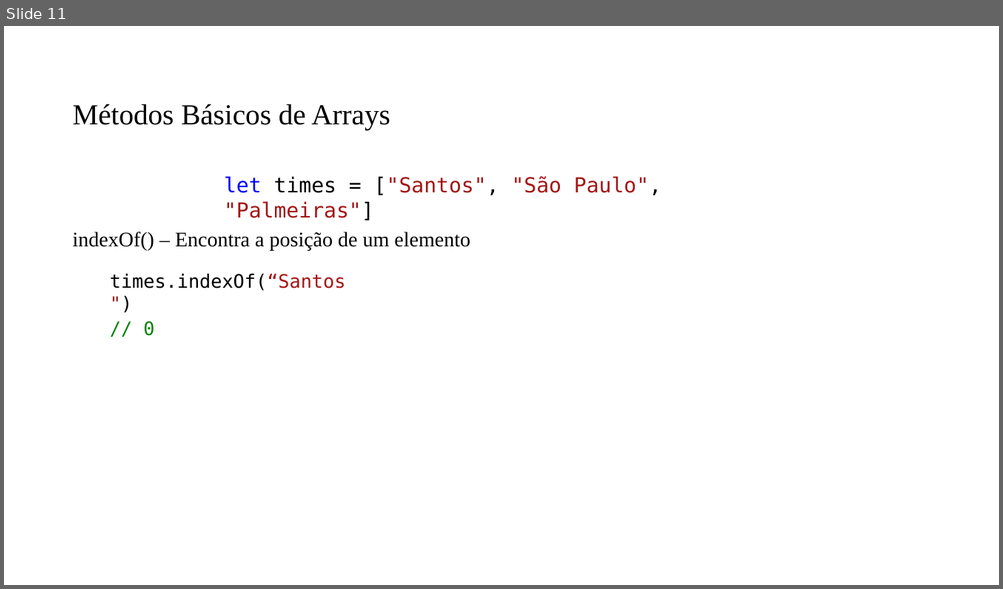
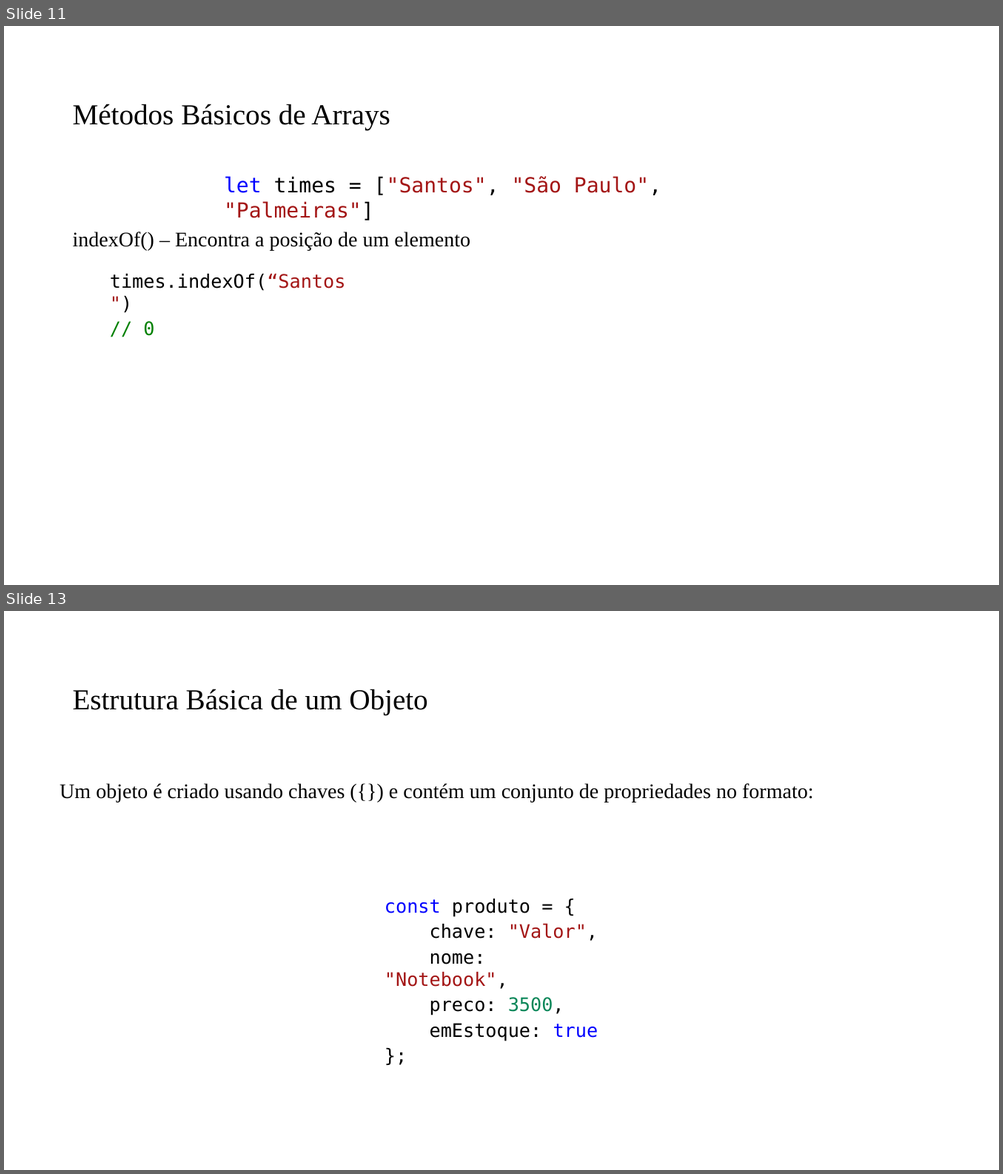
Before and after one commit to PedroMiho/UMC, a slide deck: Lógica e Programação/Módulo 02 - JavaScript/Aula 15 - Arrays e Objetos/Array e Objetos.pptx. Shown one above the other, each under a label of ours: slide 11 before the commit, slides 11 and 13 after it; the slides between them are not shown. The pictures are 1003x589 and 1003x1174 pixels, drawn with LibreOffice and Linux fonts; fonts in the diff are those of the drawing; background and template pictures are left out. Boxes give left, top, right and bottom in pixels: in the first picture for what was removed or moved away, otherwise in the second. Text is boxed around its words. In the diff, an @@ line names an element or a change of style, - is before the commit and + after.

```diff
--- a/Lógica e Programação/Módulo 02 - JavaScript/Aula 15 - Arrays e Objetos/Array e Objetos.pptx
+++ b/Lógica e Programação/Módulo 02 - JavaScript/Aula 15 - Arrays e Objetos/Array e Objetos.pptx
@@ slide 13 added at [4,611,999,1170], background #FFFFFF @@
@@ title added at [73,689,428,715], 28 pt, text #000000 @@
+Estrutura Básica de um Objeto
@@ text added at [60,783,814,802], 20 pt, text #000000 @@
+Um objeto é criado usando chaves ({}) e contém um conjunto de propriedades no formato:
@@ text added at [384,899,598,1042], 18 pt, text #000000 @@
+const produto = {
+chave: "Valor",
+nome: "Notebook",
+preco: 3500,
+emEstoque: true
+};
```
Also in this commit, not shown: 3 slides changed, 7 other slides added, 3 other files.
